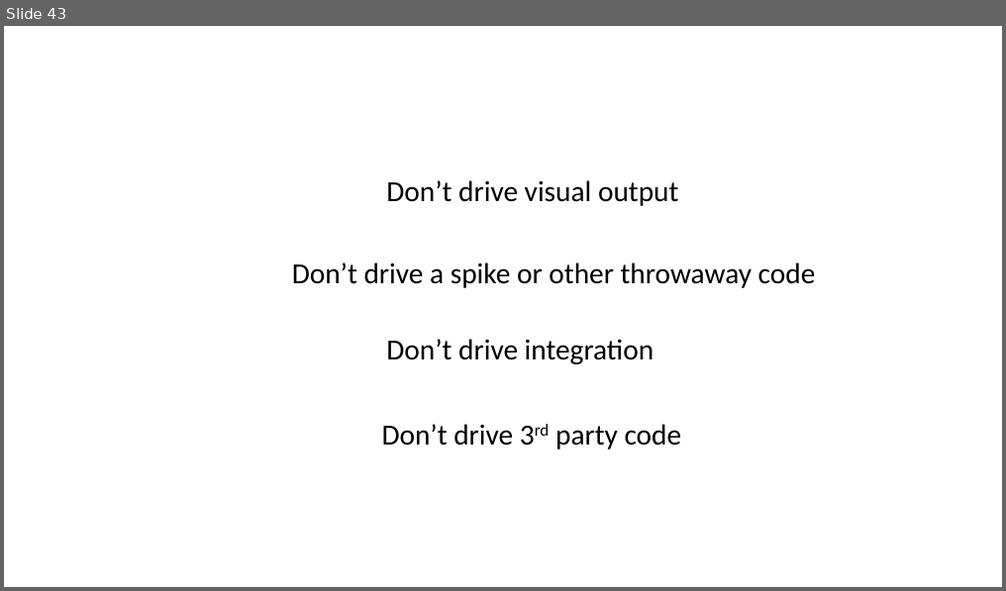
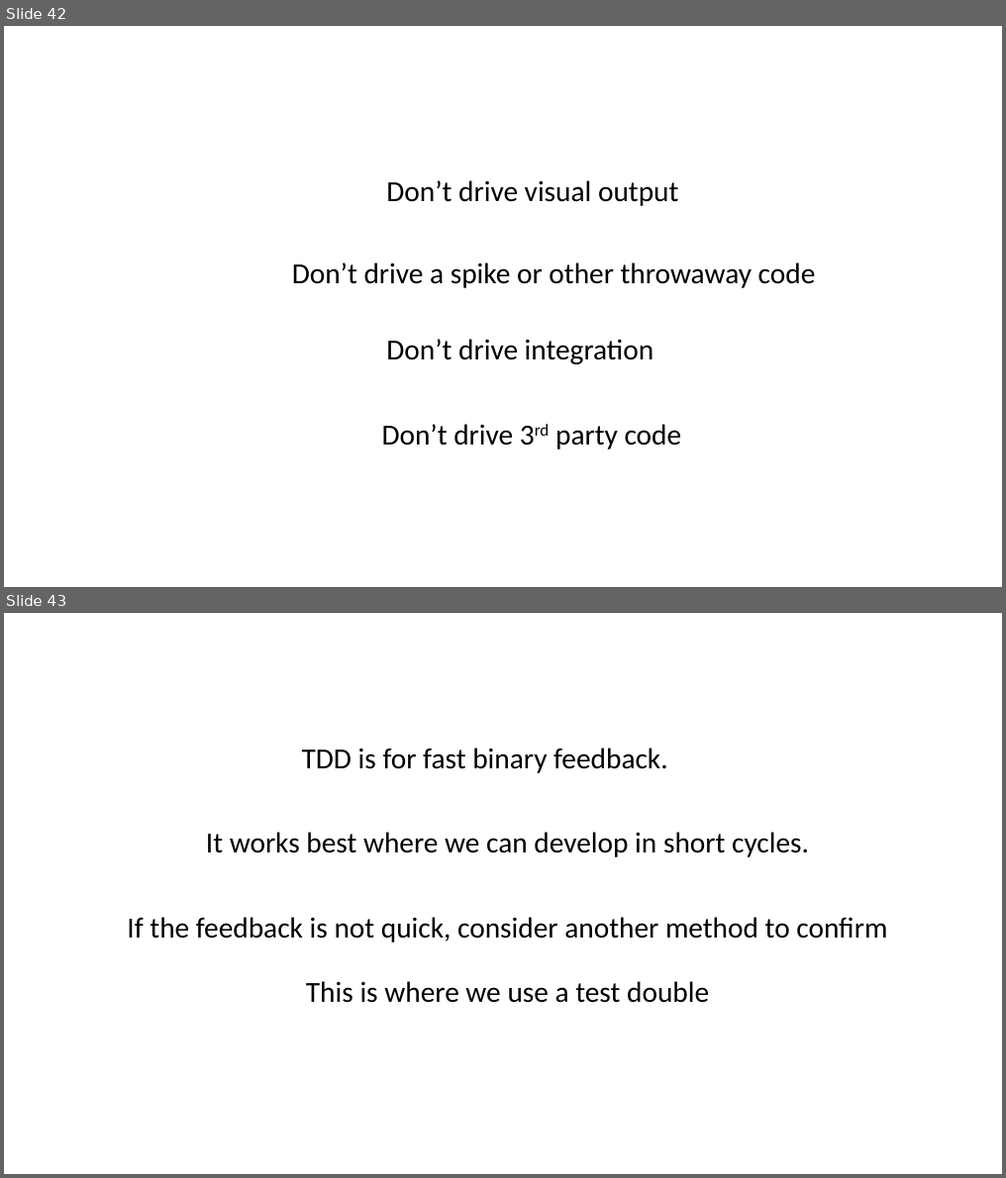
Before and after one commit to iancooper/Presentations, a slide deck: Kent Beck Style TDD - Seven Years After.pptx. Shown one above the other, each under a label of ours: slide 43 before the commit, slides 42 and 43 after it. The pictures are 1006x591 and 1006x1178 pixels, drawn with LibreOffice and Linux fonts; fonts in the diff are those of the drawing. Boxes give left, top, right and bottom in pixels: in the first picture for what was removed or moved away, otherwise in the second. Text is boxed around its words. In the diff, an @@ line names an element or a change of style, - is before the commit and + after.

```diff
--- a/Kent Beck Style TDD - Seven Years After.pptx
+++ b/Kent Beck Style TDD - Seven Years After.pptx
@@ slide 43 added at <box>4,613,1002,1174</box>, background #FFFFFF @@
@@ text added at <box>302,748,668,773</box>, 28 pt, text #000000 @@
+TDD is for fast binary feedback.
@@ text added at <box>206,832,809,858</box>, 28 pt, text #000000 @@
+It works best where we can develop in short cycles.
@@ text added at <box>127,917,887,943</box>, 28 pt, text #000000 @@
+If the feedback is not quick, consider another method to confirm
@@ text added at <box>306,981,709,1003</box>, 28 pt, text #000000 @@
+This is where we use a test double
@@ what was slide 43 is now slide 42 @@
```
Also in this commit, not shown: 2 other slides added, 2 slides removed.
